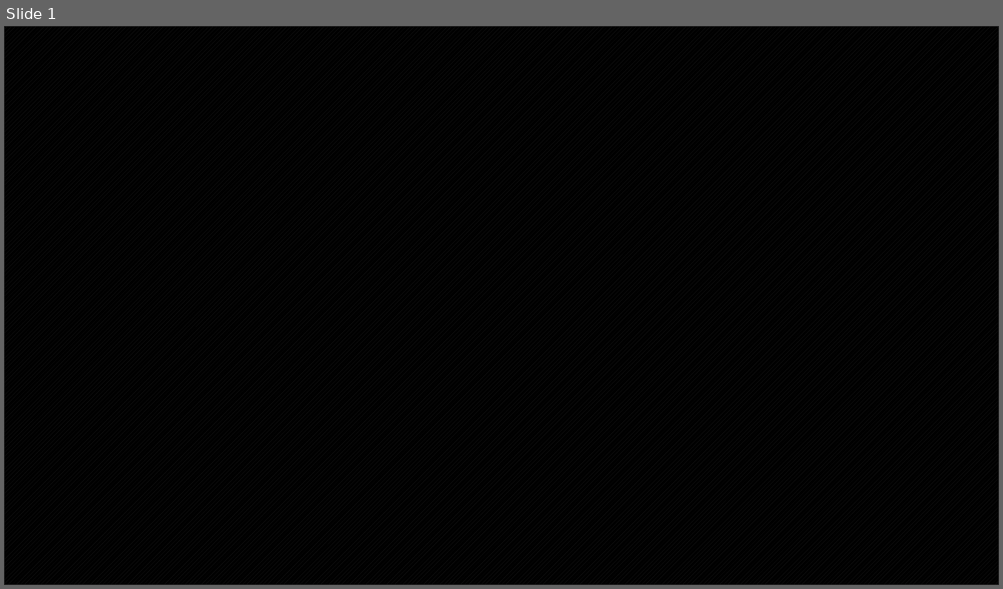
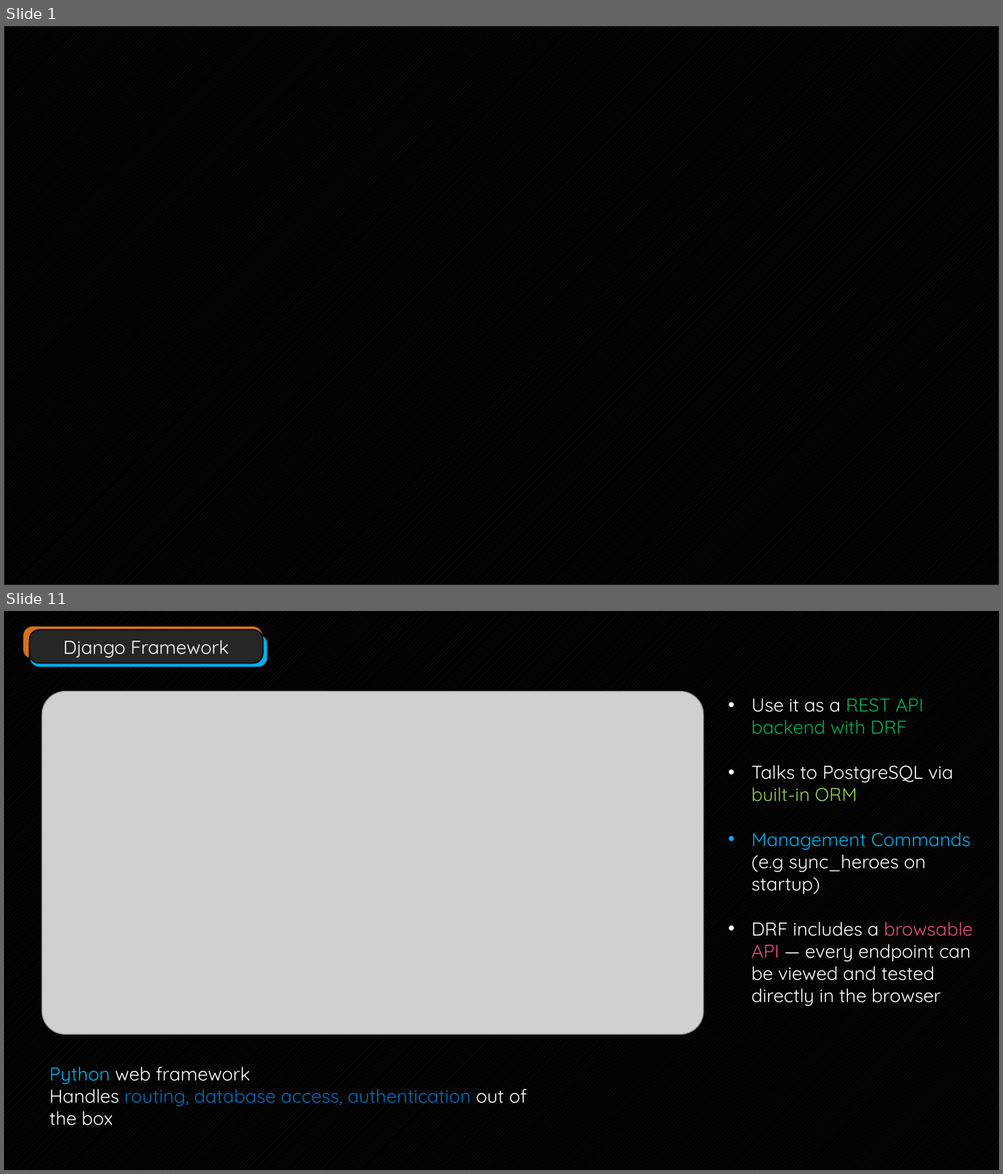
Before and after one commit to endorivium/informational-mastery, a slide deck: SQS/Präsentation.pptx. Shown one above the other, each under a label of ours: slide 1 before the commit, slides 1 and 11 after it; the slides between them are not shown. The pictures are 1003x589 and 1003x1174 pixels, drawn with LibreOffice and Linux fonts; fonts in the diff are those of the drawing; grey boxes stand for pictures; background and template pictures are left out. Boxes give left, top, right and bottom in pixels: in the first picture for what was removed or moved away, otherwise in the second. Text is boxed around its words. In the diff, an @@ line names an element or a change of style, - is before the commit and + after.

```diff
--- a/SQS/Präsentation.pptx
+++ b/SQS/Präsentation.pptx
@@ slide 11 added at [4,611,999,1170], background pattern #212121 on #000000 @@
@@ rounded rectangle added at [22,626,263,660], fill #D9711A, outline #0D0D0D 1.25 pt @@
@@ rounded rectangle added at [29,629,263,664], fill #262626, outline #0D0D0D 1.25 pt, 18 pt, text #FFFFFF @@
+Django Framework
@@ rounded rectangle added at [29,634,267,668], fill #00B0F0, outline #0D0D0D 1.25 pt @@
@@ picture added at [42,692,704,1035] @@
@@ text added at [751,698,973,1006], 18 pt, text #FFFFFF @@
+• Use it as a REST API backend with DRF
+• Talks to PostgreSQL via built-in ORM
+• Management Commands (e.g sync_heroes on startup)
+• DRF includes a browsable API — every endpoint can be viewed and tested directly in the browser
@@ text added at [49,1067,526,1126], 18 pt, text #0070C0 @@
+Python web framework
+Handles routing, database access, authentication out of the box
```
Also in this commit, not shown: 1 slide changed, 17 other slides added, 1 slide removed, 8 other files.
